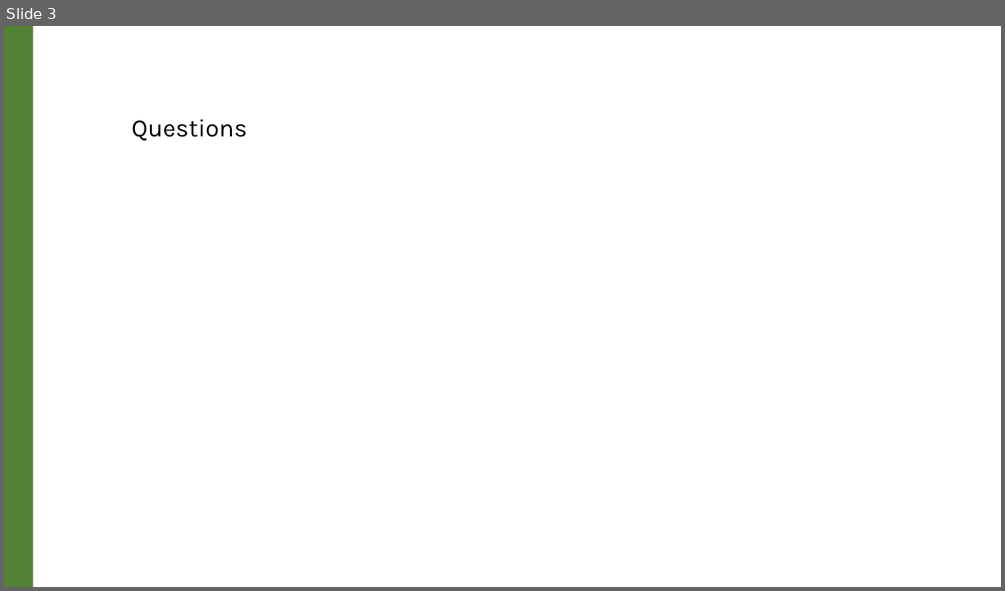
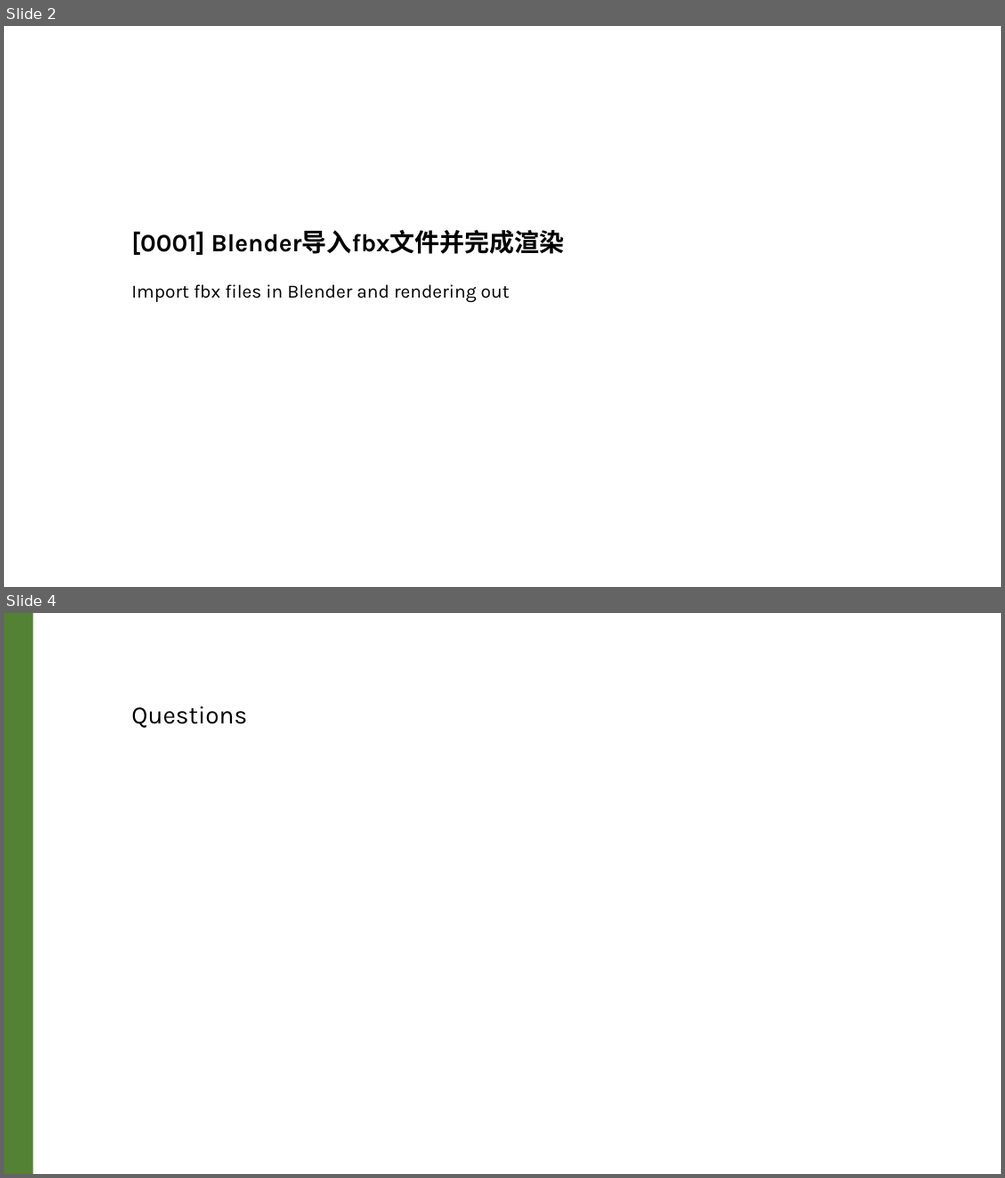
Before and after one commit to innoclub/blenderOpenClass, a slide deck: PPTs/0001.pptx. Shown one above the other, each under a label of ours: slide 3 before the commit, slides 2 and 4 after it; the slides between them are not shown. The pictures are 1005x591 and 1005x1178 pixels, drawn with LibreOffice and Linux fonts; fonts in the diff are those of the drawing. Boxes give left, top, right and bottom in pixels: in the first picture for what was removed or moved away, otherwise in the second. Text is boxed around its words. In the diff, an @@ line names an element or a change of style, - is before the commit and + after.

```diff
--- a/PPTs/0001.pptx
+++ b/PPTs/0001.pptx
@@ slide 2 added at box(4, 26, 1001, 587), background #FFFFFF @@
@@ text added at box(131, 230, 565, 302), 18 pt, text #000000 @@
+[0001] Blender导入fbx文件并完成渲染
+Import fbx files in Blender and rendering out
@@ what was slide 3 is now slide 4 @@
```
Also in this commit, not shown: 2 slides changed.
